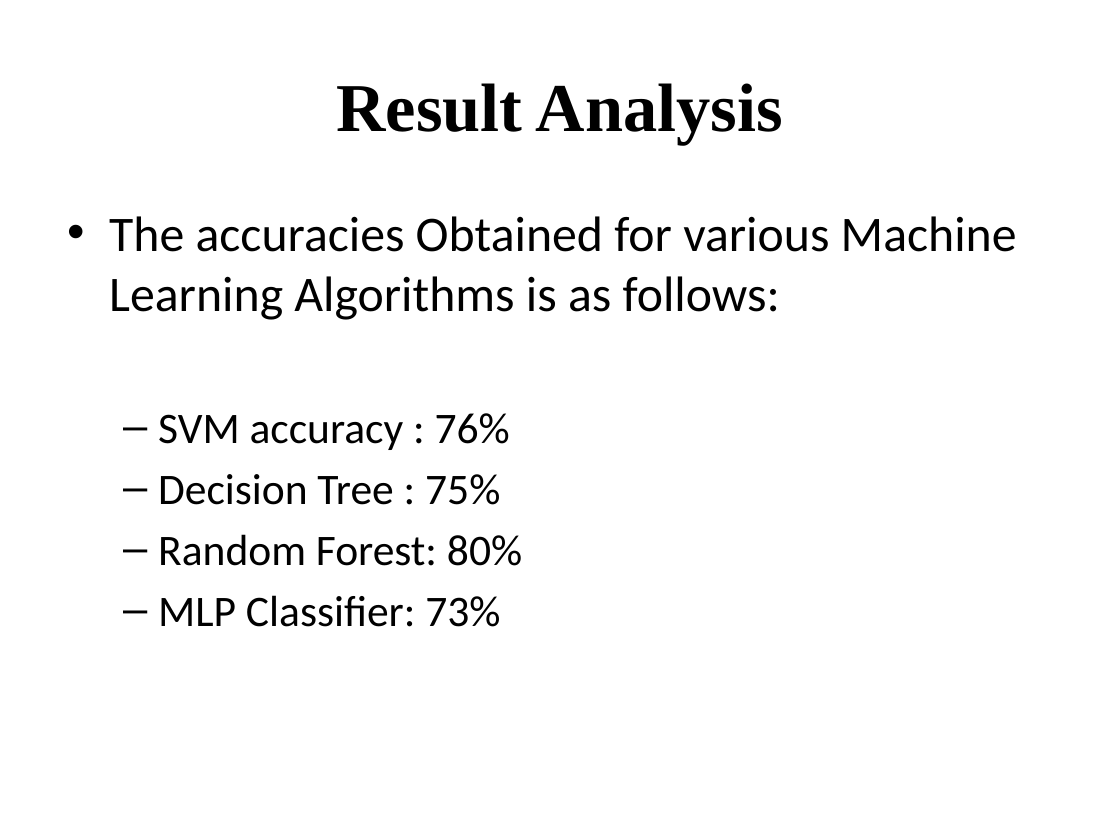
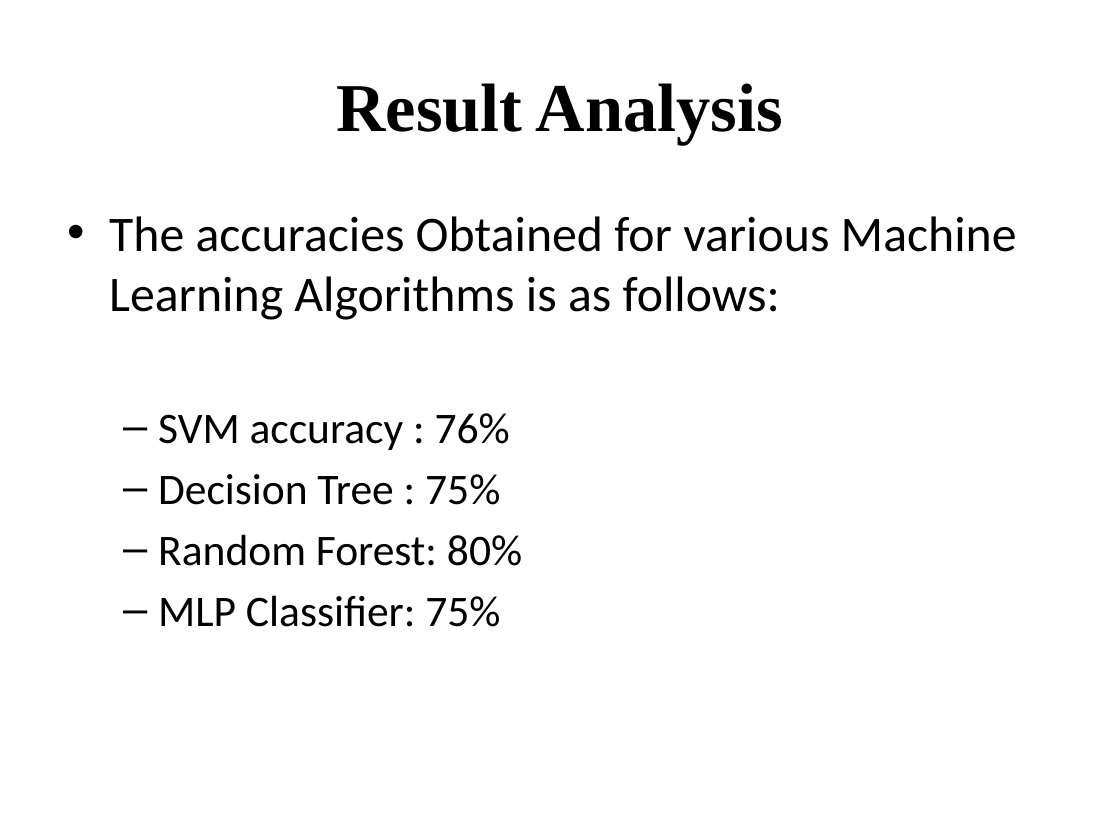
Before and after one commit to sathyapramod/ml-heart-survial, a slide deck: slide 13 of SathyaPramod.pptx (slide 12 before the commit). Drawn at 1120x840 pixels with LibreOffice and Linux fonts; fonts in the diff are those of the drawing; background and template pictures are left out. Boxes give left, top, right and bottom in pixels: in the first picture for what was removed or moved away, otherwise in the second. Text is boxed around its words. In the diff, an @@ line names an element or a change of style, - is before the commit and + after.

```diff
--- a/SathyaPramod.pptx
+++ b/SathyaPramod.pptx
@@ text at box(158, 595, 500, 627): text changed @@
-  – MLP Classifier: 73%
+  – MLP Classifier: 75%
```
Also in this commit, not shown: 7 other slides changed, 4 slides added, 3 slides removed, 1 other file.
